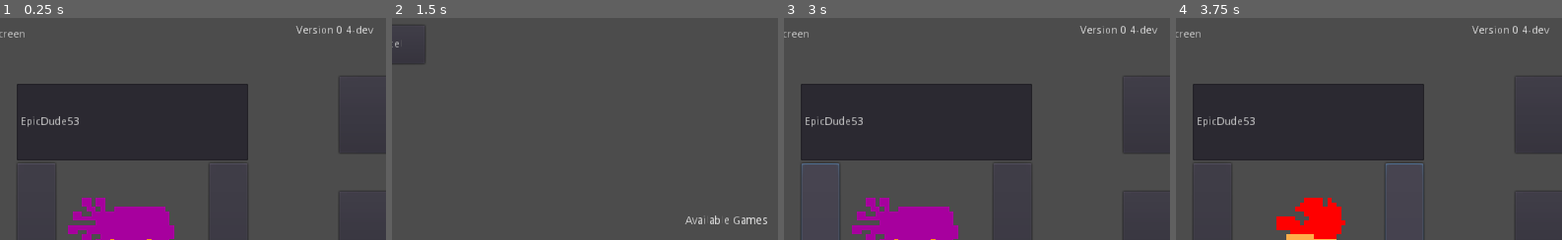
Above: before the commit, frames 1-4 (left to right).
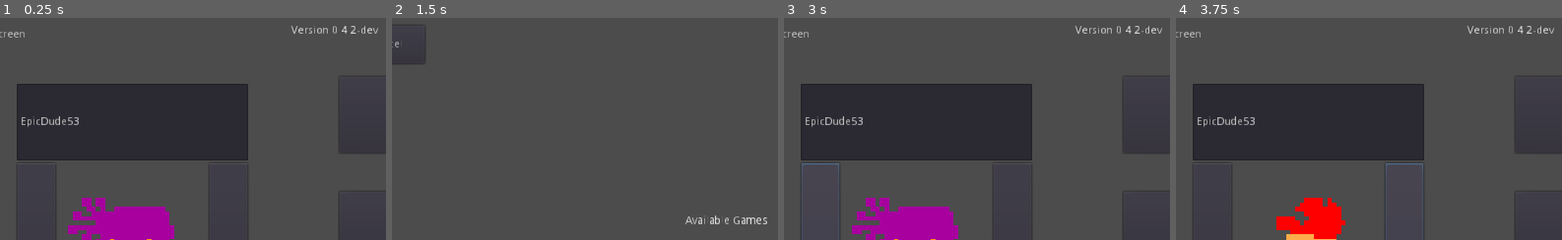
Above: after the commit, the same moments.

Repository: Iddmeister/BadStars
Game: Godot game, scene res://Scenes/UI/LoadingScreen.tscn
Same seed, same stepped clock (60 frames per second), same inputs: the game is played once before the commit and once after it. The engine's default icon, where the game draws it, is replaced by a stand-in: a white triangle on a blue panel in a dark square.
Inputs (mouse positions are % of the whole screen's width and height, from its top left):
- Up to frame 1 (0.25 s): no input
- Up to frame 2 (1.5 s): click (75, 85) at 0.52 s; type "12" at 0.6 s; click "Find Game" at 1.25 s
- Up to frame 3 (3 s): click "Cancel" at 2 s; click "<" at 2.75 s
- Up to frame 4 (3.75 s): click ">" at 3.5 s
The pictures show only the part of the screen within x 7-57%, y 0-50%; the shares and areas given below are measured in that part.

The runs differ from the first frame. In frame 1, 0.4% of the frame differs, in the area x 75-98%, y 3-8%; in frame 2, nothing differs; in frame 3, 0.4%; in frame 4, 0.4%.

Commit message:
Added Frozone

Diff:
--- a/Scenes/Bullets/Bullet.gd
+++ b/Scenes/Bullets/Bullet.gd
@@ -3,6 +3,11 @@
 export var speed = 500
 var distance = 1000
 export var damage = 50
+
+export(int, 0, 100) var poisonDamage:int = 0
+export(int, 0, 7) var poisionLength:int = 0
+export(int, 0, 1000) var slowEffect:int = 0
+export(float, 0, 3) var slowTime:float = 0
 
 var startPos:Vector2
 
@@ -83,4 +88,10 @@
 
 func hitPlayer(body):
 
+	if not poisonDamage <= 0:
+		body.rpc("poison", poisonDamage, poisionLength, id)
+
+	if not slowEffect <= 0:
+		body.rpc("slow", slowEffect, slowTime)
+
 	pass
--- a/Scenes/Bullets/Feather.tscn
+++ b/Scenes/Bullets/Feather.tscn
@@ -1,21 +1,21 @@
-[gd_scene load_steps=5 format=2]
+[gd_scene load_steps=4 format=2]
 
 [ext_resource path="res://Scenes/Bullets/Bullet.tscn" type="PackedScene" id=1]
-[ext_resource path="res://Scenes/Bullets/Feather.gd" type="Script" id=2]
-[ext_resource path="res://Graphics/Weapons/Feather.png" type="Texture" id=3]
+[ext_resource path="res://Graphics/Weapons/Feather.png" type="Texture" id=2]
 
 [sub_resource type="CapsuleShape2D" id=1]
 radius = 5.0
 height = 22.5116
 
-[node name="Bullet" instance=ExtResource( 1 )]
-script = ExtResource( 2 )
+[node name="Bullet" index="0" instance=ExtResource( 1 )]
 speed = 1100
 damage = 20
+poisonDamage = 10
+poisionLength = 3
 
 [node name="Sprite" parent="." index="0"]
 rotation = -1.57079
-texture = ExtResource( 3 )
+texture = ExtResource( 2 )
 
 [node name="CollisionShape2D" parent="." index="1"]
 visible = true
--- /dev/null
+++ b/Scenes/Bullets/Icicle.tscn
@@ -0,0 +1,22 @@
+[gd_scene load_steps=4 format=2]
+
+[ext_resource path="res://Scenes/Bullets/Bullet.tscn" type="PackedScene" id=1]
+[ext_resource path="res://Graphics/Weapons/Icicle.png" type="Texture" id=2]
+
+[sub_resource type="ConvexPolygonShape2D" id=1]
+points = PoolVector2Array( -32, 9, 35, 0, -32, -9 )
+
+[node name="Bullet" index="0" instance=ExtResource( 1 )]
+speed = 800
+damage = 20
+slowEffect = 165
+slowTime = 1.0
+
+[node name="Sprite" parent="." index="0"]
+scale = Vector2( 1.5, 0.7 )
+texture = ExtResource( 2 )
+
+[node name="CollisionShape2D" parent="." index="1"]
+visible = true
+scale = Vector2( 0.75, 1 )
+shape = SubResource( 1 )
--- a/Scenes/Characters/Clot.tscn
+++ b/Scenes/Characters/Clot.tscn
@@ -27,4 +27,8 @@
 margin_right = 50.0262
 margin_bottom = 56.2464
 
+[node name="Label" parent="NameTag/CenterContainer" index="0"]
+margin_top = 0.0
+margin_bottom = 19.0
+
 [node name="Super" parent="." index="7" instance=ExtResource( 4 )]
--- /dev/null
+++ b/Scenes/Characters/Frozone.tscn
@@ -0,0 +1,24 @@
+[gd_scene load_steps=6 format=2]
+
+[ext_resource path="res://Scenes/Characters/Player.tscn" type="PackedScene" id=1]
+[ext_resource path="res://Graphics/Characters/Frozone.png" type="Texture" id=2]
+[ext_resource path="res://Scenes/Guns/FrozoneGun.tscn" type="PackedScene" id=3]
+[ext_resource path="res://Scenes/Supers/FrozoneSuper.tscn" type="PackedScene" id=4]
+
+[sub_resource type="RectangleShape2D" id=1]
+extents = Vector2( 10.5284, 27.9221 )
+
+[node name="Player" instance=ExtResource( 1 )]
+maxHealth = 370
+moveSpeed = 300
+
+[node name="Sprite" parent="." index="0"]
+scale = Vector2( 2, 2 )
+texture = ExtResource( 2 )
+
+[node name="CollisionShape2D" parent="." index="1"]
+shape = SubResource( 1 )
+
+[node name="Gun" parent="." index="9" instance=ExtResource( 3 )]
+
+[node name="Super" parent="." index="11" instance=ExtResource( 4 )]
--- a/Scenes/Characters/Player.gd
+++ b/Scenes/Characters/Player.gd
@@ -7,6 +7,7 @@
 onready var health = maxHealth
 
 export var moveSpeed = 200
+onready var defSpeed = moveSpeed
 
 export var weaponPath:NodePath = "Gun"
 export var superPath:NodePath = "Super"
@@ -299,6 +300,13 @@
 
 	pass
 
+master func slow(slowAmount:int, length:float):
+
+	$Slow.start(length)
+	moveSpeed = slowAmount
+
+	pass
+
 
 remotesync func aimGun(direction:float):
 	weapon.global_rotation = direction
@@ -346,3 +354,7 @@
 
 func _on_InvincibleTime_timeout():
 	rpc("goInvincible", false)
+
+
+func _on_Slow_timeout():
+	moveSpeed = defSpeed
--- a/Scenes/Characters/Player.tscn
+++ b/Scenes/Characters/Player.tscn
@@ -6,7 +6,7 @@
 [ext_resource path="res://Graphics/UI/Circle.png" type="Texture" id=4]
 
 [sub_resource type="CircleShape2D" id=1]
-radius = 36.2131
+radius = 11.0913
 
 [sub_resource type="CircleShape2D" id=2]
 radius = 644.961
@@ -19,10 +19,10 @@
 font_data = ExtResource( 3 )
 
 [node name="Player" type="KinematicBody2D" groups=[
+"Shootable",
+"Freezable",
+"Autoaim",
 "Player",
-"Autoaim",
-"Freezable",
-"Shootable",
 ]]
 pause_mode = 1
 collision_mask = 4
@@ -72,7 +72,7 @@
 align = 1
 
 [node name="Poison" type="Timer" parent="."]
-wait_time = 2.0
+wait_time = 1.5
 
 [node name="Shield" type="Sprite" parent="."]
 visible = false
@@ -83,5 +83,9 @@
 [node name="InvincibleTime" type="Timer" parent="."]
 wait_time = 3.0
 one_shot = true
+
+[node name="Slow" type="Timer" parent="."]
+one_shot = true
 [connection signal="timeout" from="Poison" to="." method="_on_Poison_timeout"]
 [connection signal="timeout" from="InvincibleTime" to="." method="_on_InvincibleTime_timeout"]
+[connection signal="timeout" from="Slow" to="." method="_on_Slow_timeout"]
--- a/Scenes/Characters/Salmon.tscn
+++ b/Scenes/Characters/Salmon.tscn
@@ -9,10 +9,7 @@
 radius = 16.6206
 height = 62.0786
 
-[sub_resource type="StyleBoxFlat" id=2]
-bg_color = Color( 0, 0, 0, 1 )
-
-[node name="Player" index="0" instance=ExtResource( 1 )]
+[node name="Player" instance=ExtResource( 1 )]
 maxHealth = 210
 moveSpeed = 170
 
@@ -28,9 +25,10 @@
 [node name="Gun" parent="." index="5" instance=ExtResource( 3 )]
 
 [node name="NameTag" parent="." index="6"]
-margin_top = 74.4694
-margin_bottom = 88.4694
-custom_styles/panel = SubResource( 2 )
+margin_left = -60.0329
+margin_top = 73.9713
+margin_right = 59.9671
+margin_bottom = 89.9713
 
 [node name="Label" parent="NameTag/CenterContainer" index="0"]
 margin_top = 0.0
--- /dev/null
+++ b/Scenes/Guns/FrozoneGun.tscn
@@ -0,0 +1,14 @@
+[gd_scene load_steps=2 format=2]
+
+[ext_resource path="res://Scenes/Guns/Gun.tscn" type="PackedScene" id=1]
+
+[node name="Gun" instance=ExtResource( 1 )]
+maxAmmo = 4
+distance = 450
+aimWidth = 15
+
+[node name="Muzzle" parent="." index="0"]
+position = Vector2( 24, 0 )
+
+[node name="Reload" parent="." index="2"]
+wait_time = 0.7
--- a/Scenes/Screens/MainMenu.gd
+++ b/Scenes/Screens/MainMenu.gd
@@ -19,6 +19,7 @@
 	Globals.characters.KARLMARX:{"icon":"res://Graphics/Characters/KarlMarx.png", "info":"Karl Marx: Communism"},
 	Globals.characters.BARELY:{"icon":"res://Graphics/Characters/Barely.png", "info":"Barely: Barely a character"},
     #Globals.characters.BRICK:{"icon":"res://Graphics/Characters/Brick.png", "info":"Brick is literally a brick"},
+	Globals.characters.FROZONE:{"icon":"res://Graphics/Characters/Frozone.png", "info":"Frozone: Couldn't get the rights to Mr Incredible"},
 
 }
 
--- /dev/null
+++ b/Scenes/Supers/FrozoneSuper.gd
@@ -0,0 +1,68 @@
+extends Super
+
+export var distance = 100
+
+export var noGoColor = Color()
+export var goColor = Color()
+
+func _ready():
+	$Space/Wall.visible = false
+	$Aim.position = Vector2(distance, 0)
+	$Area.position = Vector2(distance, 0)
+	pass
+
+remotesync func use(id:int):
+	if $Area.get_overlapping_bodies().empty() and not Globals.outOfBounds($Area.global_position):
+		emit_signal("charged", false)
+		charged = false
+		charge = 0
+		get_parent().ui.setSuperCharge(0)
+		if emitMessage:
+			Network.rpc("event", Globals.events.SUPER, {"player":get_parent().get_network_master(), "super":superMessage})
+		rpc("super", id)
+	pass
+
+remotesync func super(id:int):
+
+	$Space/Wall.global_position = global_position + Vector2(distance, 0).rotated(rotation)
+	$Space/Wall.global_rotation = global_rotation
+	makeWall(true)
+	if get_parent().is_network_master():
+		$Time.start()
+
+	pass
+
+remotesync func aim(dir:float):
+
+	rotation = dir
+
+	pass
+
+func aimVisible(val:bool):
+
+	if val:
+		$Aim.visible = true
+		if $Area.get_overlapping_bodies().empty() and not Globals.outOfBounds($Area.global_position):
+			$Aim.modulate = goColor
+		else:
+			$Aim.modulate = noGoColor
+	else:
+		$Aim.visible = false
+	pass
+
+remotesync func makeWall(val:bool):
+
+	if val:
+
+		$Space/Wall.visible = true
+		$Space/Wall/Wall/CollisionShape2D.disabled = false
+
+	else:
+		$Space/Wall.visible = false
+		$Space/Wall/Wall/CollisionShape2D.disabled = true
+
+	pass
+
+
+func _on_Time_timeout():
+	rpc("makeWall", false)
--- /dev/null
+++ b/Scenes/Supers/FrozoneSuper.tscn
@@ -0,0 +1,70 @@
+[gd_scene load_steps=6 format=2]
+
+[ext_resource path="res://Scenes/Supers/Super.tscn" type="PackedScene" id=1]
+[ext_resource path="res://Scenes/Supers/FrozoneSuper.gd" type="Script" id=2]
+[ext_resource path="res://Graphics/Objects/IceWall.png" type="Texture" id=3]
+
+[sub_resource type="RectangleShape2D" id=2]
+extents = Vector2( 82, 20 )
+
+[sub_resource type="RectangleShape2D" id=1]
+extents = Vector2( 80, 16 )
+
+[node name="Super" index="0" instance=ExtResource( 1 )]
+script = ExtResource( 2 )
+superMessage = "placed an Ice Wall"
+noGoColor = Color( 1, 0, 0, 0.666667 )
+goColor = Color( 0.992157, 1, 0, 0.666667 )
+
+[node name="Aim" type="Polygon2D" parent="." index="0"]
+visible = false
+position = Vector2( 0, 1.90735e-06 )
+scale = Vector2( 1, 1.57692 )
+polygon = PoolVector2Array( -20, -52, -20, 52, 20, 52, 20, -52 )
+
+[node name="Area" type="Area2D" parent="." index="1"]
+rotation = 1.5708
+collision_layer = 0
+collision_mask = 5
+
+[node name="CollisionShape2D" type="CollisionShape2D" parent="Area" index="0"]
+shape = SubResource( 2 )
+
+[node name="Space" type="Node" parent="." index="2"]
+
+[node name="Wall" type="Node2D" parent="Space" index="0"]
+editor/display_folded = true
+visible = false
+
+[node name="Wall" type="StaticBody2D" parent="Space/Wall" index="0"]
+collision_layer = 4
+collision_mask = 0
+
+[node name="Sprite" type="Sprite" parent="Space/Wall/Wall" index="0"]
+position = Vector2( 0, -32 )
+texture = ExtResource( 3 )
+
+[node name="Sprite3" type="Sprite" parent="Space/Wall/Wall" index="1"]
+position = Vector2( 0, 32 )
+texture = ExtResource( 3 )
+
+[node name="Sprite2" type="Sprite" parent="Space/Wall/Wall" index="2"]
+texture = ExtResource( 3 )
+
+[node name="Sprite4" type="Sprite" parent="Space/Wall/Wall" index="3"]
+position = Vector2( 0, 64 )
+texture = ExtResource( 3 )
+
+[node name="Sprite5" type="Sprite" parent="Space/Wall/Wall" index="4"]
+position = Vector2( 0, -64 )
+texture = ExtResource( 3 )
+
+[node name="CollisionShape2D" type="CollisionShape2D" parent="Space/Wall/Wall" index="5"]
+rotation = 1.5708
+shape = SubResource( 1 )
+disabled = true
+
+[node name="Time" type="Timer" parent="." index="3"]
+wait_time = 7.0
+one_shot = true
+[connection signal="timeout" from="Time" to="." method="_on_Time_timeout"]
--- a/Scenes/Supers/WillSuper.tscn
+++ b/Scenes/Supers/WillSuper.tscn
@@ -7,7 +7,7 @@
 [sub_resource type="CircleShape2D" id=1]
 radius = 37.0
 
-[node name="Super" index="0" instance=ExtResource( 1 )]
+[node name="Super" instance=ExtResource( 1 )]
 script = ExtResource( 2 )
 damageMultiplier = 0.7
 superMessage = "Teleported"
--- a/Scripts/Globals.gd
+++ b/Scripts/Globals.gd
@@ -1,6 +1,6 @@
 extends Node
 
-enum characters {CLOT, YEETA, SHMELLY, SALMON, ELSCRIMO, WILL, BARREL, POKO, THRIO, JOKER, BALD, MAGPIE, FRONK, BRICK, KARLMARX, BARELY}
+enum characters {CLOT, YEETA, SHMELLY, SALMON, ELSCRIMO, WILL, BARREL, POKO, THRIO, JOKER, BALD, MAGPIE, FRONK, BRICK, KARLMARX, BARELY, FROZONE}
 
 enum events {KILL, SUPER, MESSAGE}
 
@@ -8,7 +8,7 @@
 
 var mobile = false
 
-var version = "0.4-dev"
+var version = "0.4.2-dev"
 
 var bounds = Vector2(2144, 1984)
 
@@ -32,6 +32,7 @@
 	characters.BRICK:{"poolSize":40, "bulletPath":"res://Scenes/Bullets/BrickBullet.tscn", "playerPath":"res://Scenes/Characters/Brick.tscn"},
 	characters.BARELY: {"poolSize":10, "bulletPath":"res://Scenes/Throwables/BarelyFireball.tscn", "playerPath":"res://Scenes/Characters/Barely.tscn"},
 	characters.KARLMARX: {"poolSize":0, "bulletPath":"", "playerPath":"res://Scenes/Characters/KarlMarx.tscn"},
+	characters.FROZONE:{"poolSize":20, "bulletPath":"res://Scenes/Bullets/Icicle.tscn", "playerPath":"res://Scenes/Characters/Frozone.tscn"},
   }
 
 var maps = {
--- a/project.godot
+++ b/project.godot
@@ -84,6 +84,29 @@
 window/stretch/mode="2d"
 window/stretch/aspect="keep"
 
+[importer_defaults]
+
+texture={
+"compress/bptc_ldr": 0,
+"compress/hdr_mode": 0,
+"compress/lossy_quality": 0.7,
+"compress/mode": 0,
+"compress/normal_map": 0,
+"detect_3d": false,
+"flags/anisotropic": false,
+"flags/filter": false,
+"flags/mipmaps": false,
+"flags/repeat": 0,
+"flags/srgb": 2,
+"process/HDR_as_SRGB": false,
+"process/fix_alpha_border": true,
+"process/invert_color": false,
+"process/premult_alpha": false,
+"size_limit": 0,
+"stream": false,
+"svg/scale": 1.0
+}
+
 [input]
 
 up={
Binary file added: Graphics/Characters/Frozone.png
Not shown, added: Graphics/Characters/Frozone.png.import
Binary file added: Graphics/Objects/IceWall.png
Not shown, added: Graphics/Objects/IceWall.png.import
Binary file added: Graphics/Weapons/Icicle.png
Not shown, added: Graphics/Weapons/Icicle.png.import
Not shown: 1 places in Scenes/Characters/Salmon.tscn that only renumber resources
Not shown, changed: Exports/Android/BadStars.apk
Not shown, changed: Exports/Linux.zip
Not shown, changed: Exports/Linux/BadStars.pck
Not shown, changed: Exports/Windows.zip
Not shown, changed: Exports/Windows/BadStars.pck
